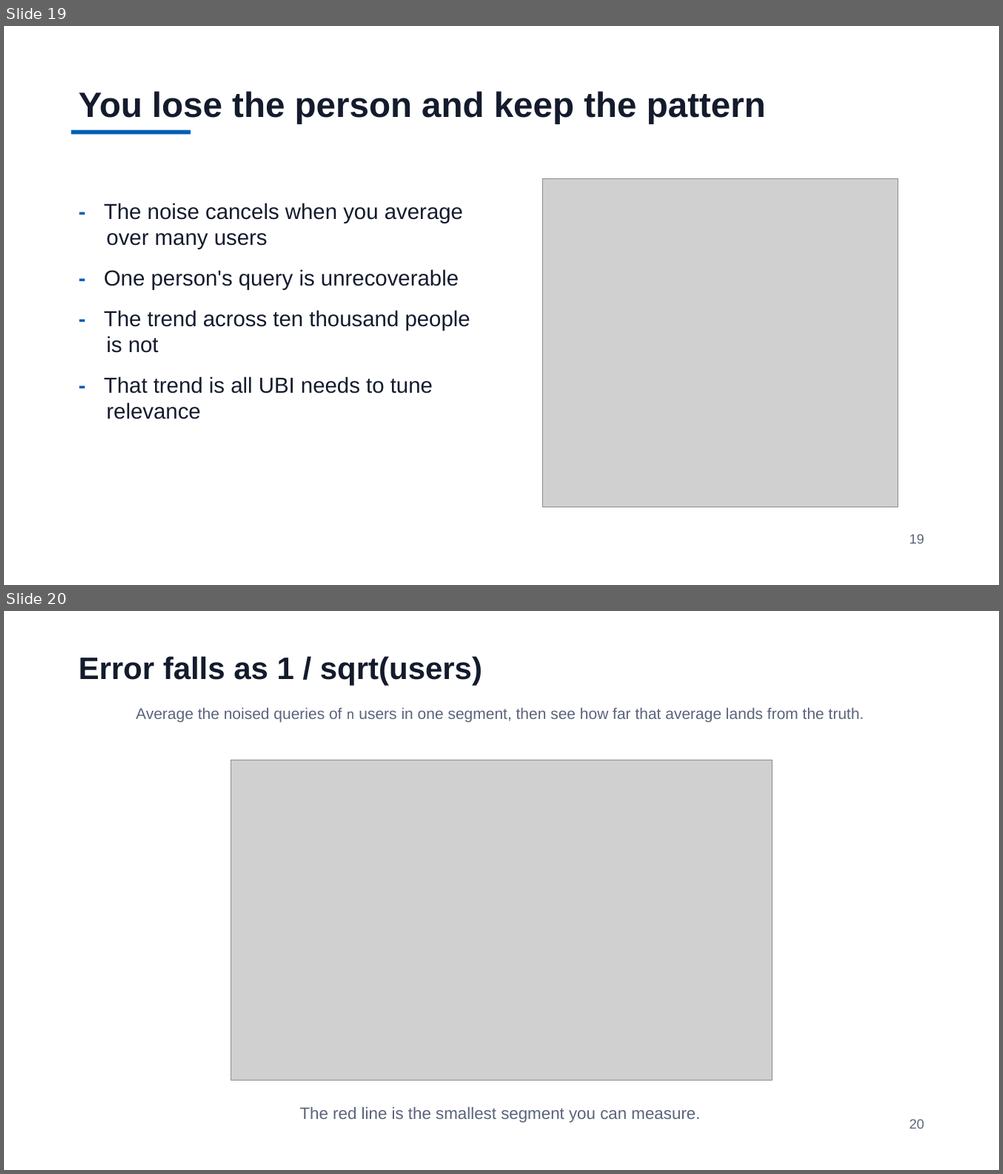
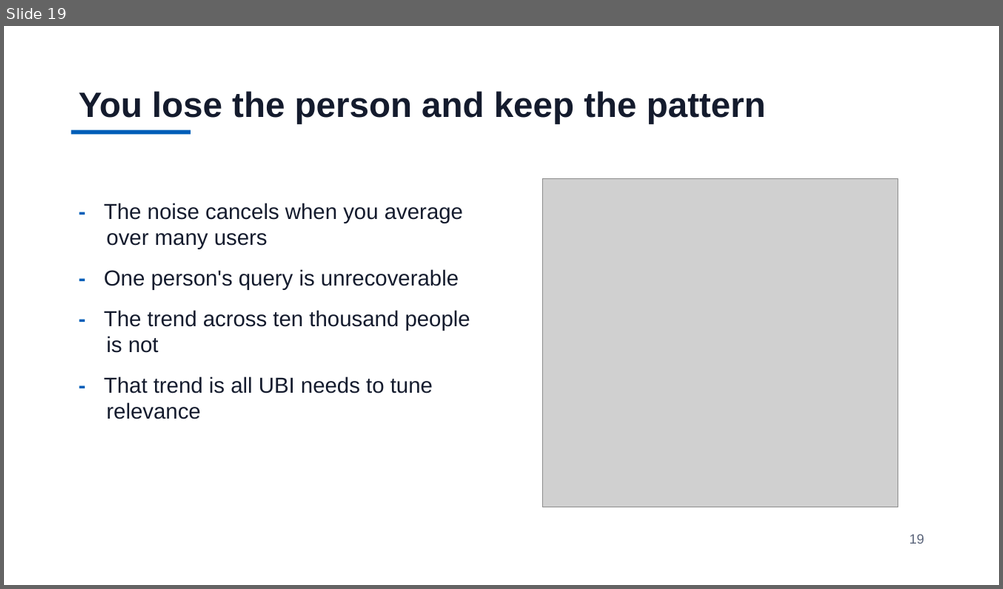
Before and after one commit to jzonthemtn/ldp-for-search, a slide deck: ldp_for_search_slides.pptx. Shown one above the other, each under a label of ours: slides 19 and 20 before the commit, slide 19 after it. The pictures are 1003x1174 and 1003x589 pixels, drawn with LibreOffice and Linux fonts; fonts in the diff are those of the drawing; grey boxes stand for pictures. Boxes give left, top, right and bottom in pixels: in the first picture for what was removed or moved away, otherwise in the second. Text is boxed around its words. In the diff, an @@ line names an element or a change of style, - is before the commit and + after.

```diff
--- a/ldp_for_search_slides.pptx
+++ b/ldp_for_search_slides.pptx
@@ slide 20 removed at box(4, 611, 999, 1170), background #FFFFFF @@
@@ text removed at box(79, 656, 482, 685) @@
-Error falls as 1 / sqrt(users)
@@ text removed at box(136, 708, 864, 723) @@
-Average the noised queries of n users in one segment, then see how far that average lands from the truth.
@@ picture removed at box(231, 760, 771, 1081) @@
@@ text removed at box(300, 1108, 700, 1123) @@
-The red line is the smallest segment you can measure.
@@ text removed at box(909, 1119, 924, 1129) @@
-20
```
Also in this commit, not shown: 11 slides changed, 1 slide added, 2 other slides removed, 5 other files.
